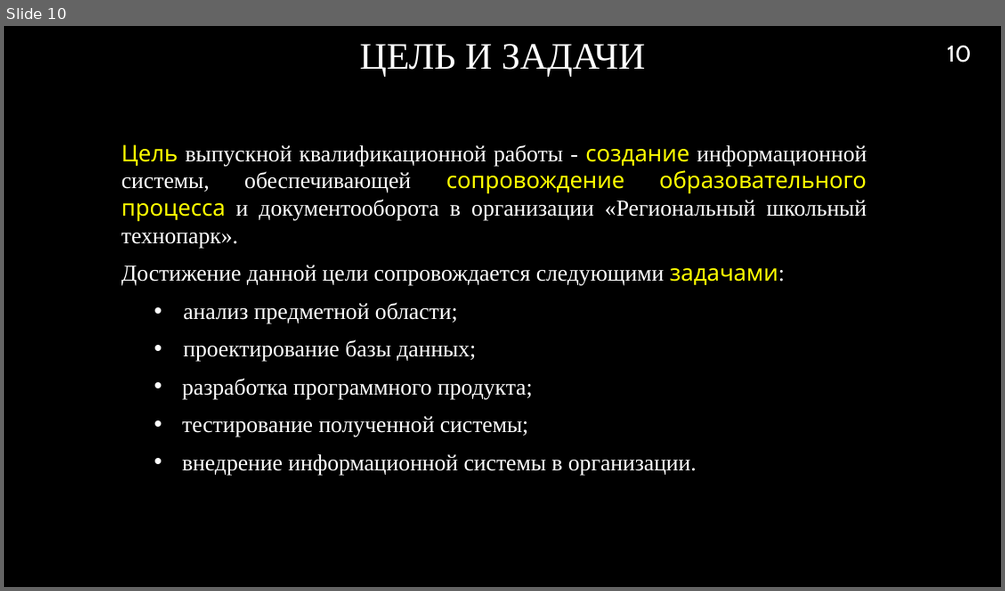
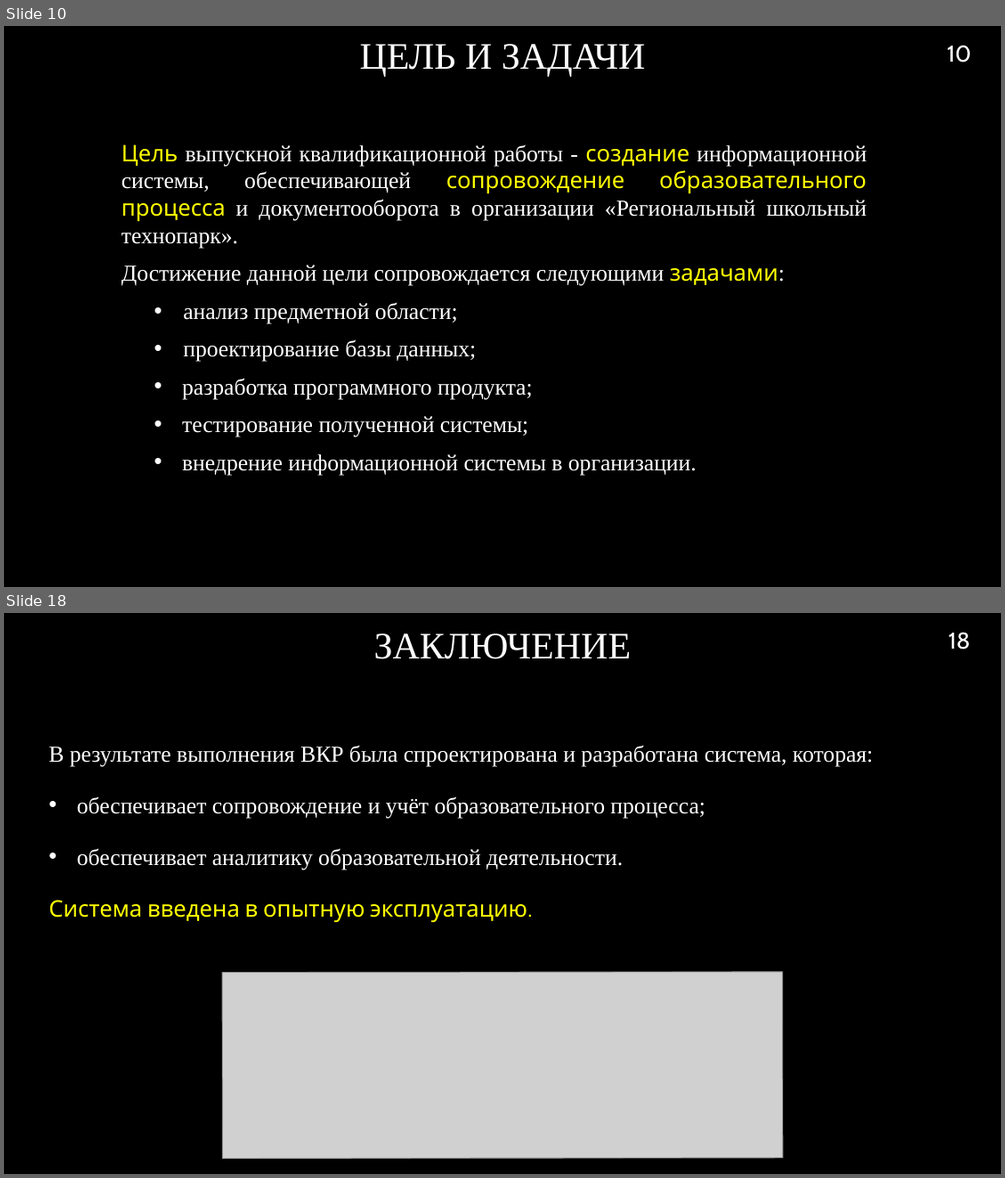
Before and after one commit to RAdKuzur/ASTU, a slide deck: Дипломная работа/Презентация.pptx. Shown one above the other, each under a label of ours: slide 10 before the commit, slides 10 and 18 after it; the slides between them are not shown. The pictures are 1005x591 and 1005x1178 pixels, drawn with LibreOffice and Linux fonts; fonts in the diff are those of the drawing; grey boxes stand for pictures; background and template pictures are left out. Boxes give left, top, right and bottom in pixels: in the first picture for what was removed or moved away, otherwise in the second. Text is boxed around its words. In the diff, an @@ line names an element or a change of style, - is before the commit and + after.

```diff
--- a/Дипломная работа/Презентация.pptx
+++ b/Дипломная работа/Презентация.pptx
@@ slide 18 added at (4, 613, 1001, 1174), background picture (left out) @@
@@ title added at (374, 633, 631, 659), 36 pt, text #FFFFFF @@
+ЗАКЛЮЧЕНИЕ
@@ page number added at (948, 632, 971, 649), 22 pt, text #FFFFFF @@
+18
@@ text added at (48, 746, 873, 922), 22 pt, text #FFFFFF @@
+В результате выполнения ВКР была спроектирована и разработана система, которая:
+  • обеспечивает сопровождение и учёт образовательного процесса;
+  • обеспечивает аналитику образовательной деятельности.
+  Система введена в опытную эксплуатацию.
@@ picture added at (222, 972, 783, 1159) @@
```
Also in this commit, not shown: 4 slides changed, 6 other slides added, 3 slides removed, 1 other file.
